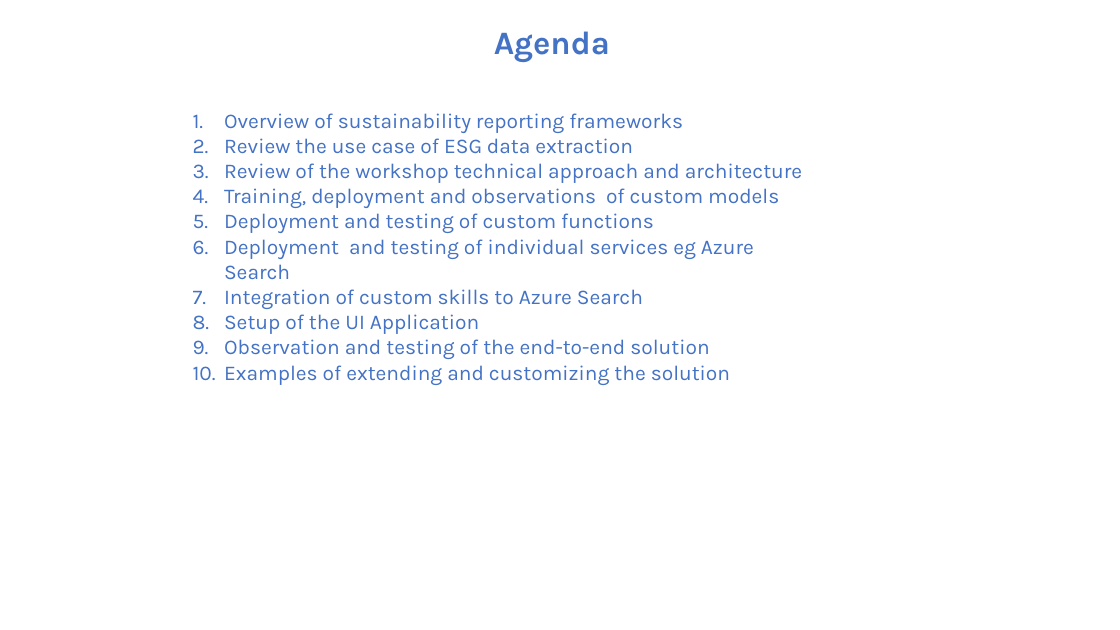
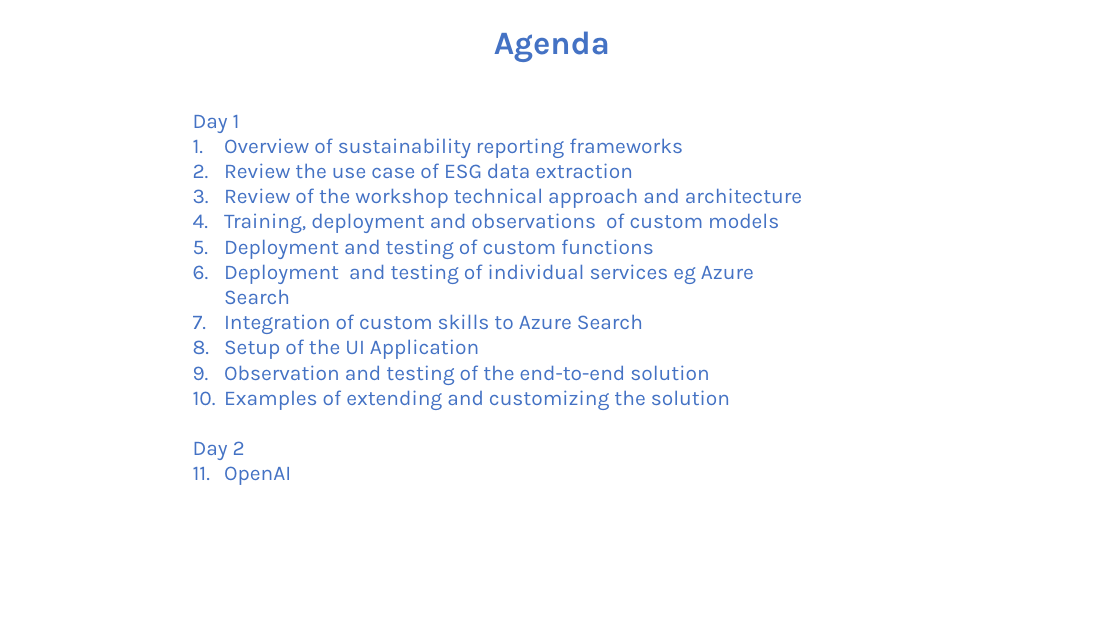
Before and after one commit to appliedcognetics/esgWorkshop, a slide deck: slide 3 of src/workshop/documents/presentation.pptx. Drawn at 1120x630 pixels with LibreOffice and Linux fonts; fonts in the diff are those of the drawing. Boxes give left, top, right and bottom in pixels: in the first picture for what was removed or moved away, otherwise in the second. Text is boxed around its words. In the diff, an @@ line names an element or a change of style, - is before the commit and + after.

```diff
--- a/src/workshop/documents/presentation.pptx
+++ b/src/workshop/documents/presentation.pptx
@@ text at (193,115,228,153): paragraph added @@
+Day 1
@@ text at (193,441,291,485): paragraphs added @@
+Day 2
+1. OpenAI
```
Also in this commit, not shown: 9 other files.
